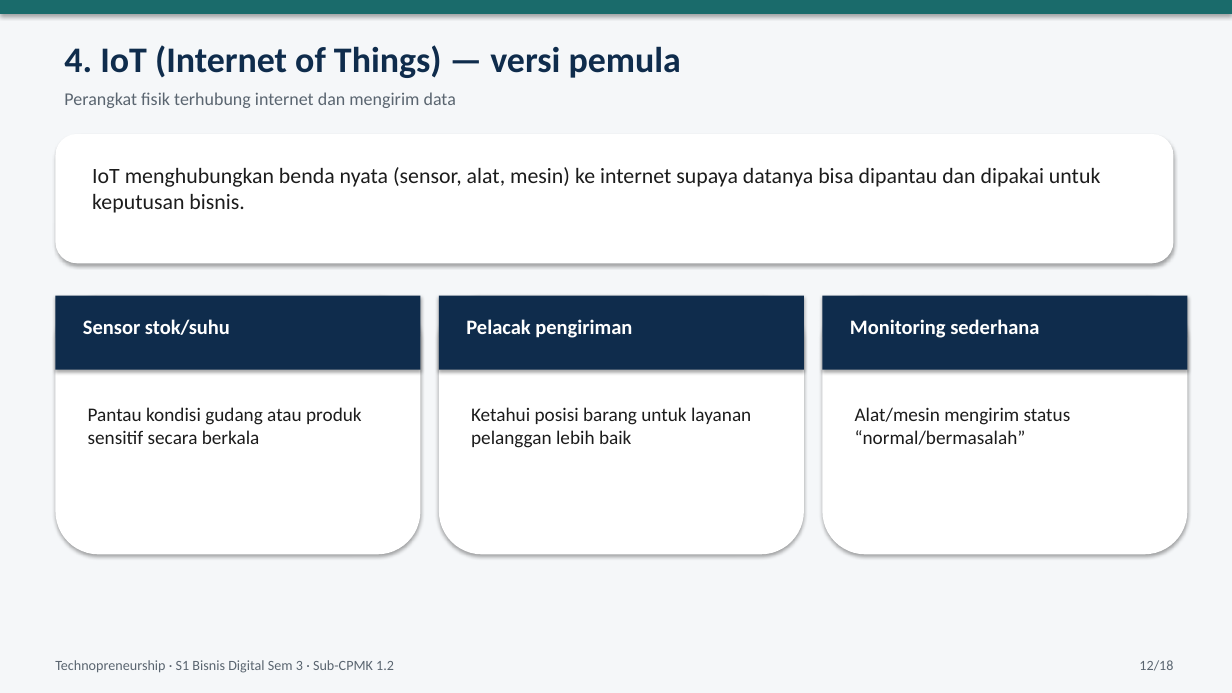
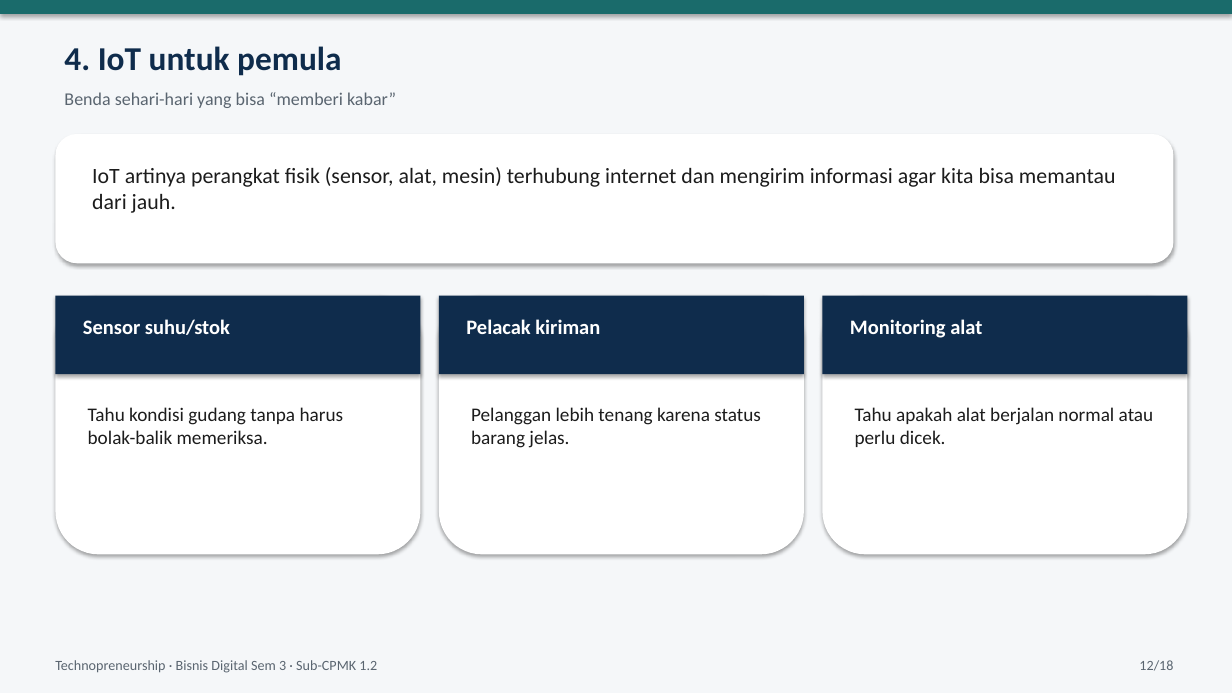
Before and after one commit to yusepa165-hue/Latihan-1, a slide deck: slide 12 of materi-technopreneurship/ppt/PPT02_SubCPMK_1_2_Platform_Fintech_AI_IoT.pptx. Drawn at 1232x693 pixels with LibreOffice and Linux fonts; fonts in the diff are those of the drawing. Boxes give left, top, right and bottom in pixels: in the first picture for what was removed or moved away, otherwise in the second. Text is boxed around its words. In the diff, an @@ line names an element or a change of style, - is before the commit and + after.

```diff
--- a/materi-technopreneurship/ppt/PPT02_SubCPMK_1_2_Platform_Fintech_AI_IoT.pptx
+++ b/materi-technopreneurship/ppt/PPT02_SubCPMK_1_2_Platform_Fintech_AI_IoT.pptx
@@ text at [64,46,341,76]: text changed; size 28 to 26 pt @@
-4. IoT (Internet of Things) — versi pemula
+4. IoT untuk pemula
@@ text at [64,92,396,108]: text changed @@
-Perangkat fisik terhubung internet dan mengirim data
+Benda sehari-hari yang bisa “memberi kabar”
@@ text at [92,167,1115,213]: text changed @@
-IoT menghubungkan benda nyata (sensor, alat, mesin) ke internet supaya datanya bisa dipantau dan dipakai untuk keputusan bisnis.
+IoT artinya perangkat fisik (sensor, alat, mesin) terhubung internet dan mengirim informasi agar kita bisa memantau dari jauh.
@@ rectangle: place and size @@
-rectangle at [55,296,421,370]
+rectangle at [55,296,421,374]
@@ rectangle: place and size @@
-rectangle at [439,296,804,370]
+rectangle at [439,296,804,374]
@@ rectangle: place and size @@
-rectangle at [823,296,1188,370]
+rectangle at [823,296,1188,374]
@@ text at [83,319,230,335]: text changed @@
-Sensor stok/suhu
+Sensor suhu/stok
@@ text at [466,319,600,334]: text changed @@
-Pelacak pengiriman
+Pelacak kiriman
@@ text at [850,319,982,338]: text changed @@
-Monitoring sederhana
+Monitoring alat
@@ text at [88,407,344,444]: text changed @@
-Pantau kondisi gudang atau produk sensitif secara berkala
+Tahu kondisi gudang tanpa harus bolak-balik memeriksa.
@@ text at [471,407,761,448]: text changed @@
-Ketahui posisi barang untuk layanan pelanggan lebih baik
+Pelanggan lebih tenang karena status barang jelas.
@@ text at [855,407,1154,447]: text changed @@
-Alat/mesin mengirim status “normal/bermasalah”
+Tahu apakah alat berjalan normal atau perlu dicek.
@@ text at [55,660,377,673]: text changed @@
-Technopreneurship · S1 Bisnis Digital Sem 3 · Sub-CPMK 1.2
+Technopreneurship · Bisnis Digital Sem 3 · Sub-CPMK 1.2
```
Also in this commit, not shown: 17 other slides changed, 1 other file.
